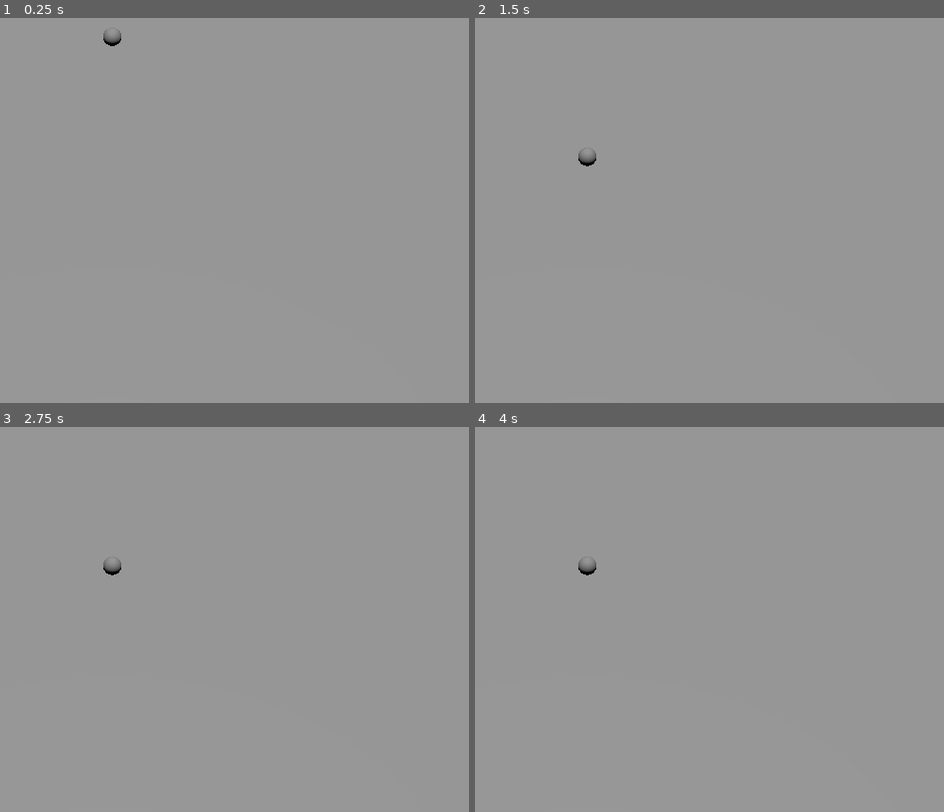
Above: before the commit, frames 1-4 (two rows, left to right).
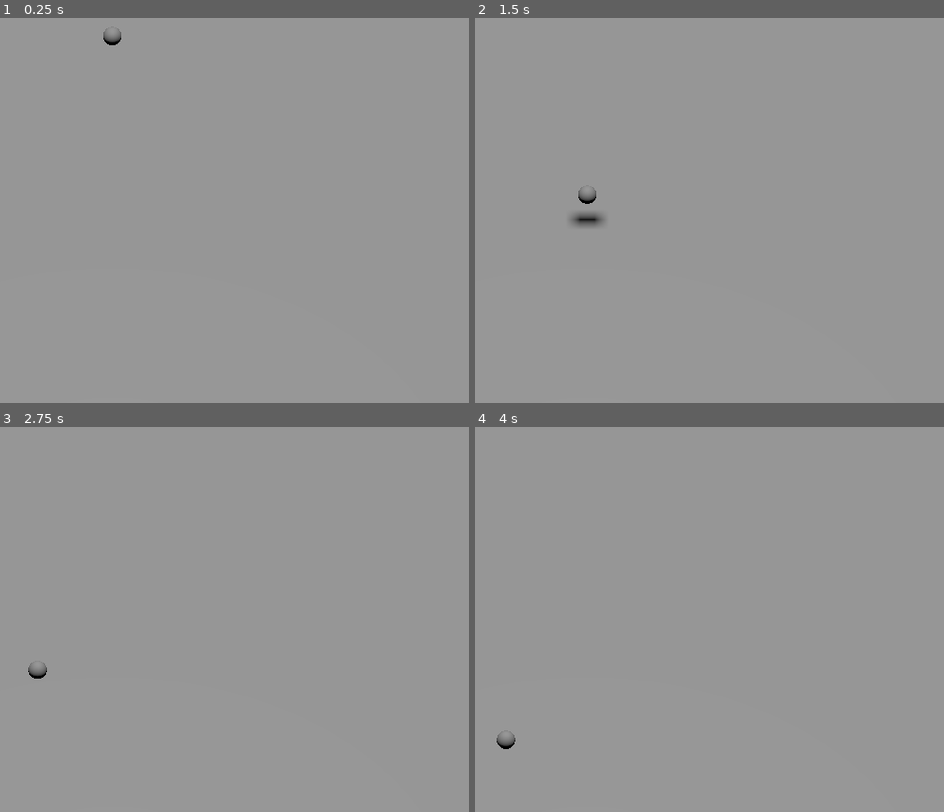
Above: after the commit, the same moments.

Repository: rattatajack/bowling-golf
Game: Godot game, scene res://main.tscn
Two runs of this game, one before a commit and one after it. Both use one fixed random seed, a clock stepped at 60 frames per second and the inputs below.
Inputs:
- Up to frame 1 (0.25 s): no input
- Up to frame 2 (1.5 s): tap Space (stroke) at 0.6 s; tap Left (aim_left) at 1.35 s
- Up to frame 3 (2.75 s): tap Space (stroke) at 1.55, 2.3 s; hold Right (aim_right) from 2.03 s (still down)
- Up to frame 4 (4 s): tap Enter at 2.75 s; release Right (aim_right) at 2.78 s; tap Down (power_down) at 2.85 s; tap Space (stroke) at 3.05, 3.8 s; hold Up (power_up) from 3.53 s (still down)

The runs differ from the first frame. In frame 1, less than 0.1% of the frame differs, in the area x 22-26%, y 2-8%; in frame 2, 0.4%, in the area x 20-28%, y 34-55%; in frame 3, 0.2%; in frame 4, 0.2%.
Error before the commit: Invalid call. Nonexistent function 'rotated' in base 'int'. (res://Player.gd:27)

Commit message:
add ball script

Diff:
--- a/Player.gd
+++ b/player.gd
@@ -6,10 +6,16 @@
 @export var max_stroke_strength = 50
 
 var stroke_power = 5
-var stroke_direction = Vector2.AXIS_X
+var stroke_direction = Vector2(0, 1)
+
+func _integrate_forces(state):
+	if Input.is_action_just_pressed("stroke"):
+		##if grounded and no velocity
+		apply_impulse(Vector3(stroke_direction.x, 0, stroke_direction.y) * stroke_power)
 
 
-func _physics_process(delta):
+
+func _process(delta):
 	var delta_power = 0
 	var delta_angle = 0
 
@@ -25,9 +31,3 @@
 
 	stroke_power = clamp(stroke_power + delta_power * delta, min_stroke_strength, max_stroke_strength)
 	stroke_direction = stroke_direction.rotated(delta_angle)
-
-
-	if Input.is_action_just_pressed("stroke"):
-		# if grounded and no velocity
-		#apply_force(Vector3(stroke_direction.x, 0, stroke_direction.y) * stroke_power)
-		apply_impulse(Vector3(stroke_direction.x, 0, stroke_direction.y) * 1_000)
--- a/player.tscn
+++ b/player.tscn
@@ -1,13 +1,14 @@
-[gd_scene load_steps=4 format=3 uid="uid://bjnqyjykxlgs4"]
+[gd_scene load_steps=4 format=3 uid="uid://cp3xwc75nackd"]
 
-[ext_resource type="Script" path="res://Player.gd" id="1_68xm5"]
+[ext_resource type="Script" path="res://player.gd" id="1_jk6kf"]
 
 [sub_resource type="SphereShape3D" id="SphereShape3D_efmq4"]
 
 [sub_resource type="SphereMesh" id="SphereMesh_juvna"]
 
 [node name="Player" type="RigidBody3D"]
-script = ExtResource("1_68xm5")
+constant_force = Vector3(0, 2, 0)
+script = ExtResource("1_jk6kf")
 
 [node name="CollisionShape3D" type="CollisionShape3D" parent="."]
 shape = SubResource("SphereShape3D_efmq4")
Not shown: 1 places in main.tscn that only renumber resources
